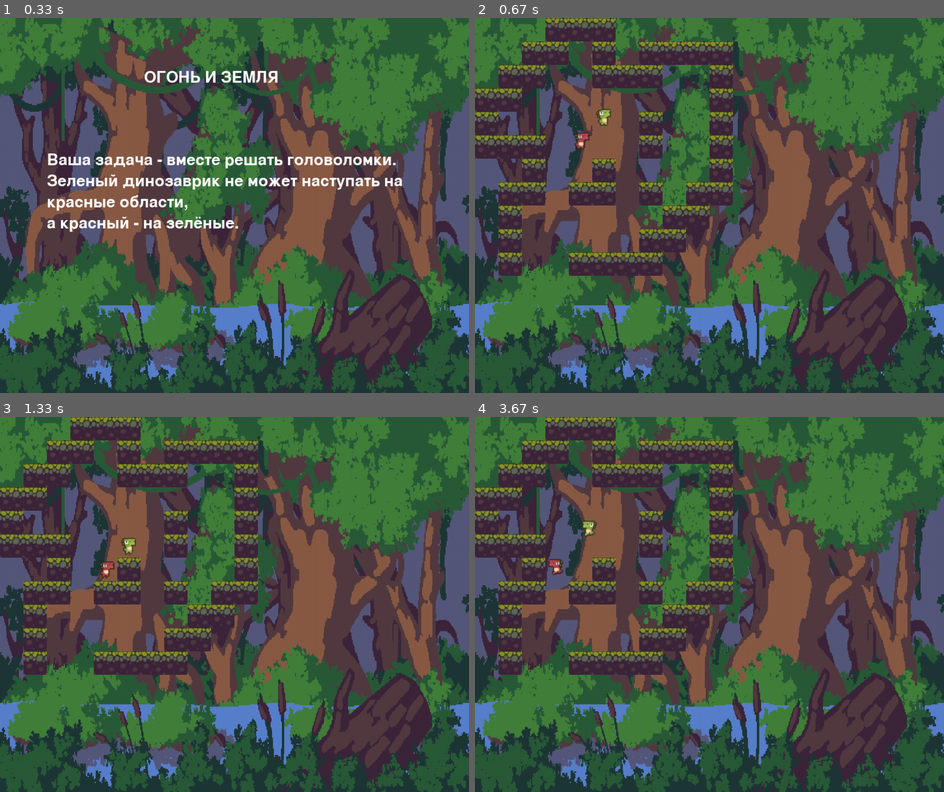
Above: before the commit, frames 1-4 (two rows, left to right).
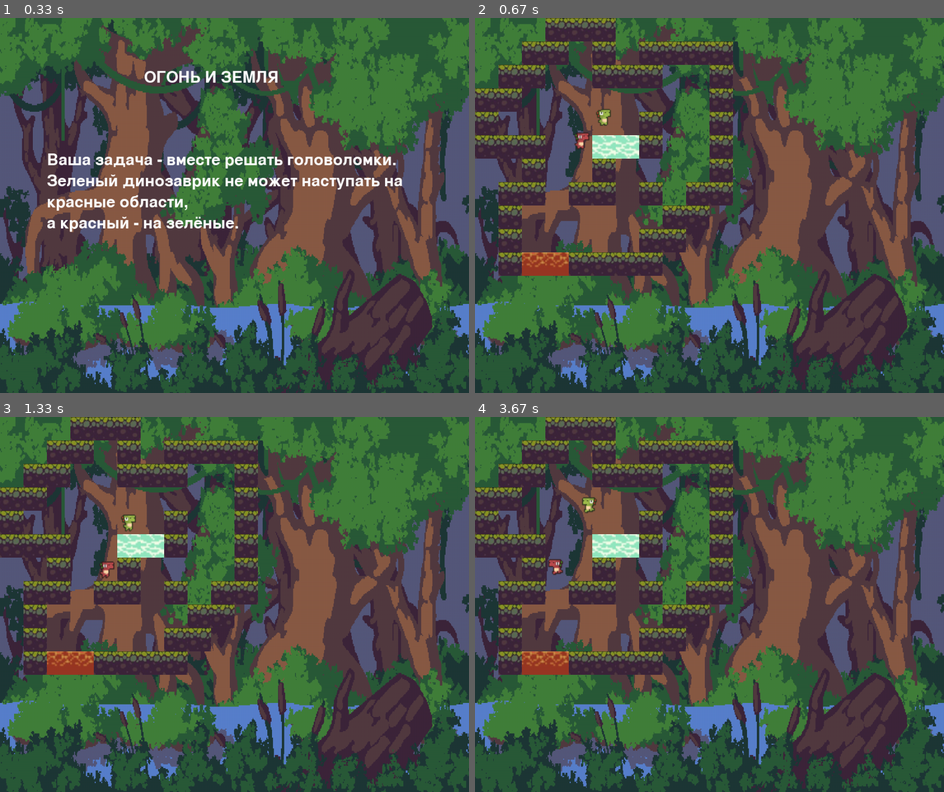
Above: after the commit, the same moments.

Repository: Irtak1utka/Project-on-YL-on-pygame
Game: pygame game, started from main.py
Two runs of this game, one before a commit and one after it. Both use one fixed random seed, a clock stepped at 60 frames per second and the inputs below.
Inputs:
- Up to frame 1 (0.33 s): no input
- Up to frame 2 (0.67 s): tap Enter at 0.33 s
- Up to frame 3 (1.33 s): tap Space at 0.67 s
- Up to frame 4 (3.67 s): hold Up 1.5-1.97 s; hold W 1.5-1.97 s; hold Right 2-2.47 s; hold D 2-2.47 s; hold Left 2.5-3.03 s; hold A 2.5-3.03 s; hold Left 3.07-3.47 s; hold A 3.07-3.47 s; hold Up from 3.5 s (still down); hold W from 3.5 s (still down)

Frame 1 is identical in both runs. In frame 2, 1.2% of the frame differs, in the area x 10-35%, y 31-69%; in frame 3, 1.4%; in frame 4, 1.5%, in the area x 10-35%, y 21-69%.

Commit message:
лава с водой

Diff:
--- a/main.py
+++ b/main.py
@@ -18,7 +18,6 @@
 def terminate():
     pygame.quit()
     sys.exit()
-
 
 def rot_center(image, angle):
     """rotate a Surface, maintaining position."""
@@ -100,10 +99,6 @@
         for y, line in enumerate(level_map):
             for x, key in enumerate(line):
                 if key == g_o:
-                    if key == "G" or key == 'R':
-                        cls = game_object.get(".", None)
-                        if cls is not None:
-                            cls(x, y)
                     cls = game_object.get(key, None)
                     if cls is not None:
                         if key == 'R':
@@ -111,9 +106,9 @@
                         elif key == 'G':
                             cls(x * tile_width, y * tile_height, 'sprites/Players/dino.png', 'g')
                         elif key == 'r':
-                            cls(x * tile_width, y * tile_height, 'r')
+                            cls(x, y, 'r')
                         elif key == 'g':
-                            cls(x * tile_width, y * tile_height, 'g')
+                            cls(x, y, 'g')
                         else:
                             cls(x, y)
 
@@ -148,6 +143,7 @@
 class Spike(pygame.sprite.Sprite):
     def __init__(self, x, y, color, *groups):
         super().__init__(all_sprites, wall_group, *groups)
+        self.color = color
         if color == 'r':
             self.image = sprites["lava"]
             print('lava')
@@ -155,6 +151,9 @@
             self.image = sprites['water']
             print('water')
         self.rect = self.image.get_rect().move(x * tile_width, y * tile_height)
+
+    def get_color(self):
+        return self.color
 
 
 class AnimatedSprite(pygame.sprite.Sprite):
@@ -183,6 +182,7 @@
                 frame_location = (self.rect.w * i, self.rect.h * j)
                 self.frames.append(sheet.subsurface(pygame.Rect(
                     frame_location, self.rect.size)))
+
     def update(self):
         pressed_keys = pygame.key.get_pressed()
         if self.color == 'r':
@@ -226,7 +226,8 @@
         speed = 2
         self.rect.move_ip(0, self.gravity)
         for el in wall_group.sprites():
-            if isinstance(el, Box):
+            if isinstance(el, Box) or (isinstance(el, Spike) and el.get_color() == 'r' and self.color == 'r') or (
+                    isinstance(el, Spike) and el.get_color() == 'g' and self.color == 'g'):
                 if pygame.sprite.collide_rect(self, el):
                     if self.rect.y + self.tile_height > el.rect.y and self.rect.y < el.rect.y:
                         self.rect.move_ip(0, el.rect.y - (self.rect.y + self.tile_height))
@@ -241,9 +242,11 @@
                     if el.rect.y + tile_height - self.rect.y <= self.jumpMax and self.rect.y + self.tile_height > el.rect.y + tile_height:
                         self.rect.move_ip(0, el.rect.y + tile_height - self.rect.y)
                         print("Down")
+            elif (isinstance(el, Spike) and el.get_color() == 'g' and self.color == 'r') or (
+                isinstance(el, Spike) and el.get_color() == 'r' and self.color == 'g'):
+                if pygame.sprite.collide_rect(self, el):
+                    terminate()
         self.rect.move_ip(speed * (d - a), 0)
-
-
 
 
 game_object = {
